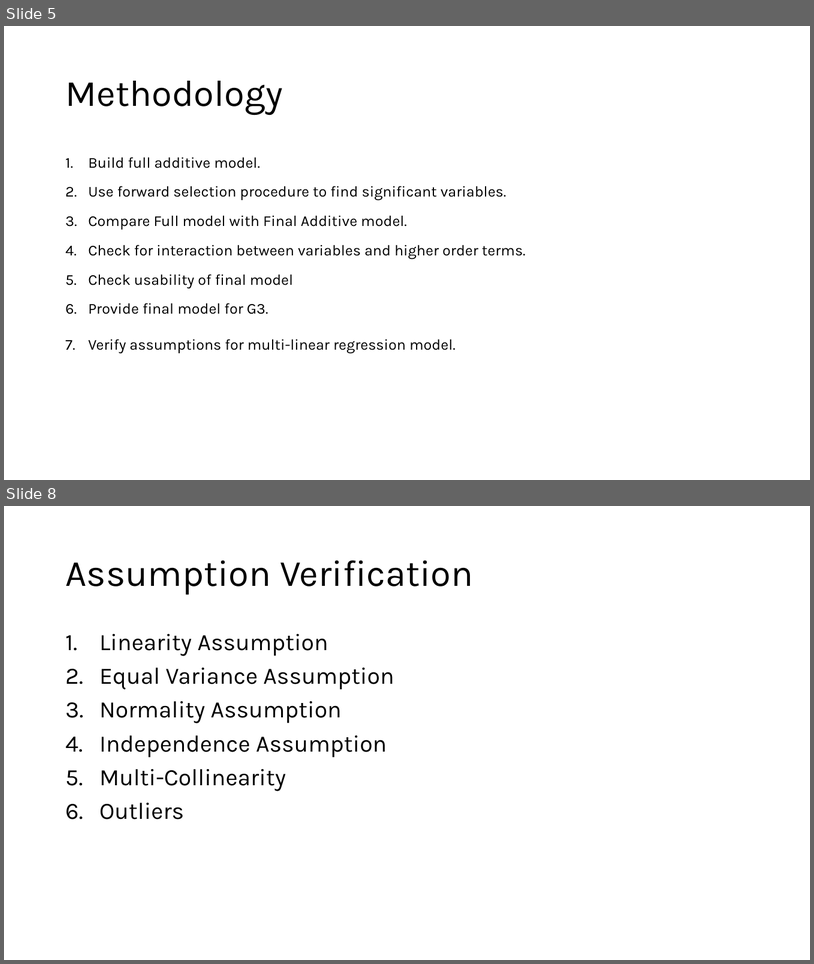
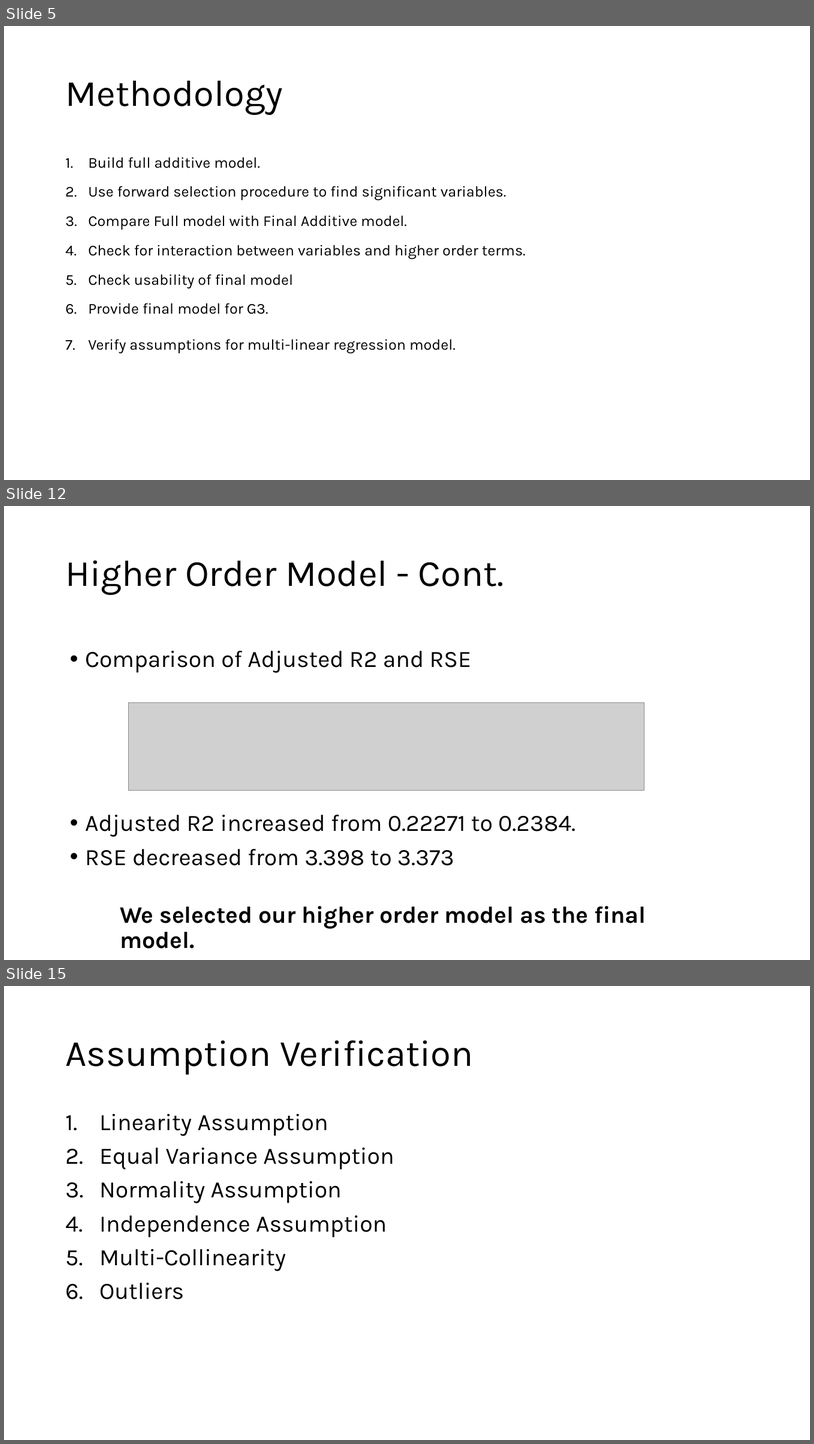
Before and after one commit to prs-sharma9/DATA-603_PROJECT, a slide deck: Final_Presentation.pptx. Shown one above the other, each under a label of ours: slides 5 and 8 before the commit, slides 5, 12 and 15 after it; the slides between them are not shown. The pictures are 814x964 and 814x1444 pixels, drawn with LibreOffice and Linux fonts; fonts in the diff are those of the drawing; grey boxes stand for pictures. Boxes give left, top, right and bottom in pixels: in the first picture for what was removed or moved away, otherwise in the second. Text is boxed around its words. In the diff, an @@ line names an element or a change of style, - is before the commit and + after.

```diff
--- a/Final_Presentation.pptx
+++ b/Final_Presentation.pptx
@@ slide 12 added at [4,506,810,960], background #FFFFFF @@
@@ title added at [65,560,504,595], 44 pt, text #000000 @@
+Higher Order Model - Cont.
@@ text added at [85,651,472,673], 28 pt, text #000000 @@
+• Comparison of Adjusted R2 and RSE
@@ picture added at [129,703,645,790] @@
@@ text added at [85,814,576,865], 28 pt, text #000000 @@
+• Adjusted R2 increased from 0.22271 to 0.2384.
+• RSE decreased from 3.398 to 3.373
@@ text added at [120,906,646,928], 28 pt, text #000000, bold @@
+We selected our higher order model as the final model.
@@ what was slide 8 is now slide 15 @@
```
Also in this commit, not shown: 1 slide changed, 7 other slides added, 1 slide removed, 1 other file.
